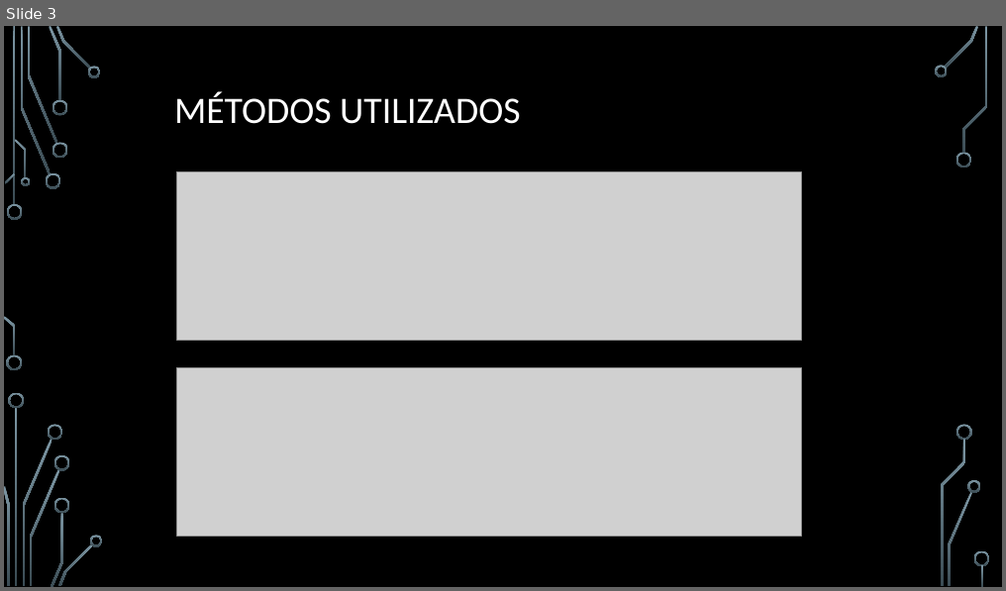
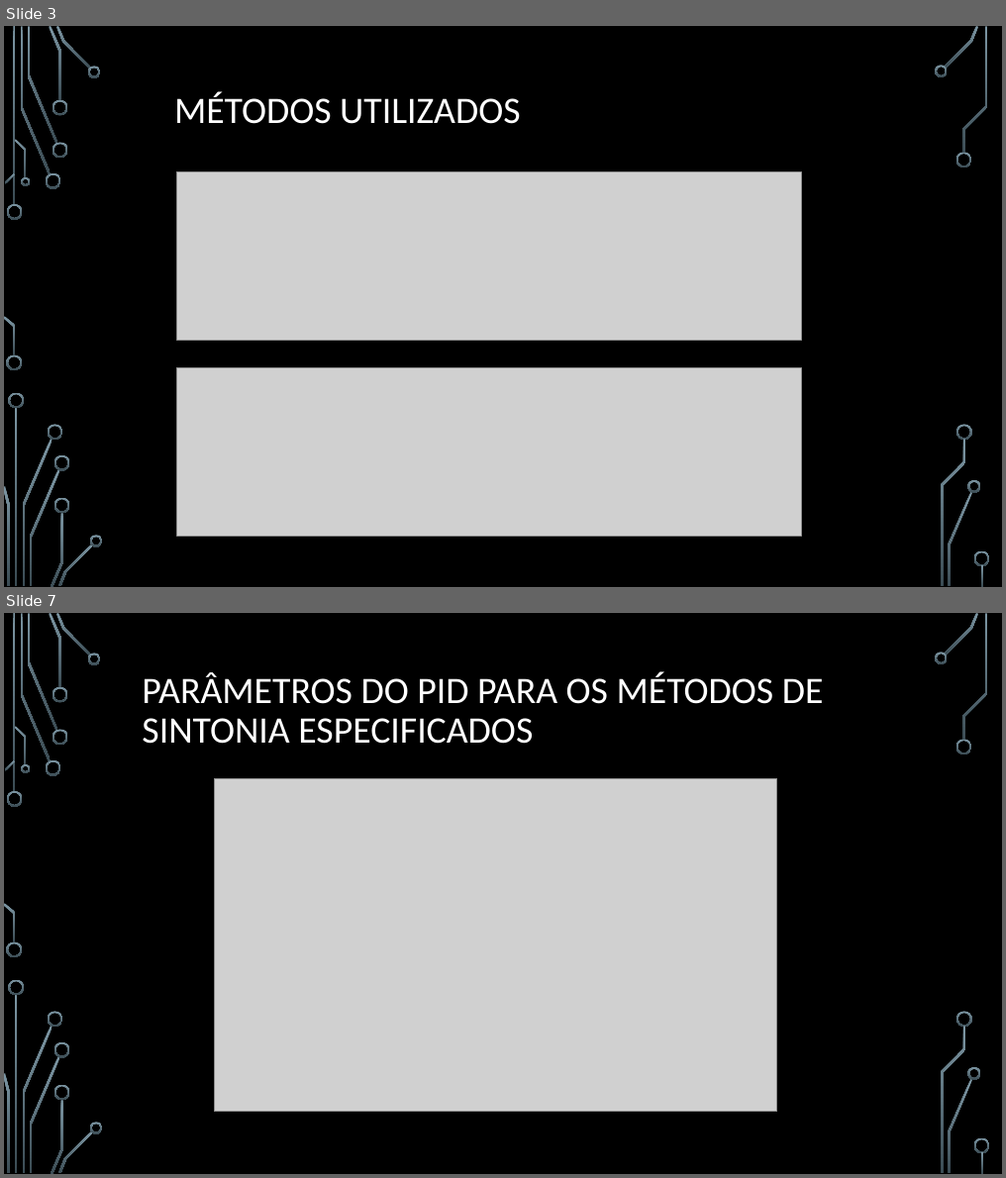
Before and after one commit to MathCarv/C213, a slide deck: documents/Trabalho de Sistemas Embarcados (C213).pptx. Shown one above the other, each under a label of ours: slide 3 before the commit, slides 3 and 7 after it; the slides between them are not shown. The pictures are 1006x591 and 1006x1178 pixels, drawn with LibreOffice and Linux fonts; fonts in the diff are those of the drawing; grey boxes stand for pictures; background and template pictures are left out. Boxes give left, top, right and bottom in pixels: in the first picture for what was removed or moved away, otherwise in the second. Text is boxed around its words. In the diff, an @@ line names an element or a change of style, - is before the commit and + after.

```diff
--- a/documents/Trabalho de Sistemas Embarcados (C213).pptx
+++ b/documents/Trabalho de Sistemas Embarcados (C213).pptx
@@ slide 7 added at <box>4,613,1002,1174</box>, background picture (left out); not listed: 36 template elements that a slide beside it also shows @@
@@ title added at <box>142,671,824,744</box>, 36 pt, text #FFFFFF @@
+PARÂMETROS DO PID PARA OS MÉTODOS DE SINTONIA ESPECIFICADOS
@@ picture added at <box>214,778,776,1112</box> @@
```
Also in this commit, not shown: 9 other slides added, 1 slide removed, 9 other files.
